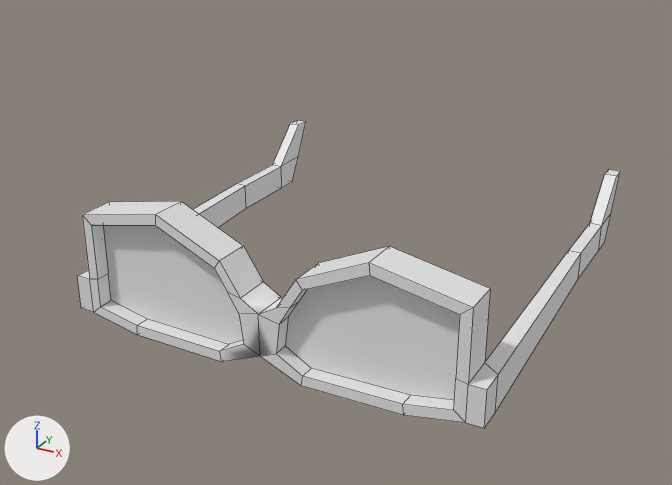
The OBJ model src/assets/spectacles.obj, before and after one commit.
Rendered twice from a 50 mm lens placed at (4.28, -8.19, 3.51), pointed at (-0.18, -0.07, -0.55). Every picture has the same lights, and +X, +Y and +Z are marked at lower left. Mesh edges are drawn as thin lines. Where no turn or scale is listed for an object, it has been applied to the vertices.
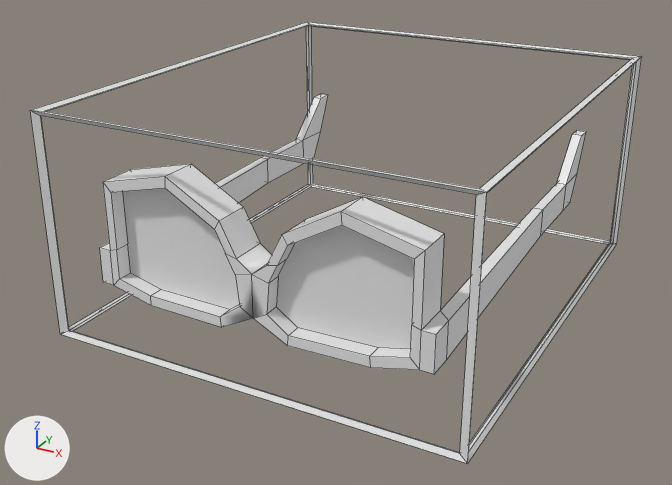
Where the change shows, as pixel boxes (x1, y1, x2, y2) in the pictures (672 x 485 px):
'Plane', mesh rescaled (10% narrower, 9% shorter)
    before: (77, 120, 620, 428)
    after: (100, 94, 586, 374)
'Cube.005', added
    after: (30, 22, 642, 463)

Patch to the scene script:
```diff
--- a/src/assets/spectacles.obj.py
+++ b/src/assets/spectacles.obj.py
@@ me_plane @@
 me_plane.from_pydata(...)  # 156 vertices, 143 faces; spans x -2.22..2.22, y -1.88..2.5, z -1.16..0.24
 # used by ob_plane; location = (0.0, 0.0, 0.0)
+# me_plane part 1: the whole mesh is scaled about its middle by (0.805, 1, 1), then moved by (0.0, -0.09, 0.44)
@@ me_cube_005 @@
+me_cube_005.from_pydata(...)  # 40 vertices, 48 faces; spans x -2.22..2.22, y -2.22..2.82, z -1.18..1.18
@@ ob_cube_005 @@
+ob_cube_005 = bpy.data.objects.new('Cube.005', me_cube_005)
+ob_cube_005.location = (0.0, 0.0, 0.0)
```
